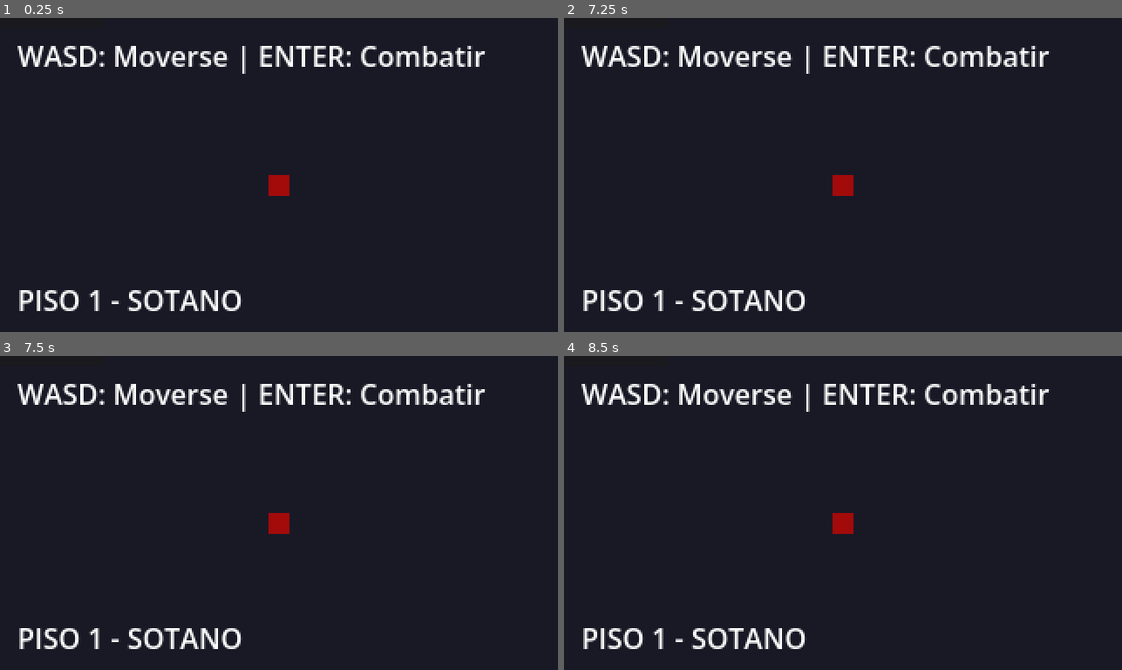
Above: before the commit, frames 1-4 (two rows, left to right).
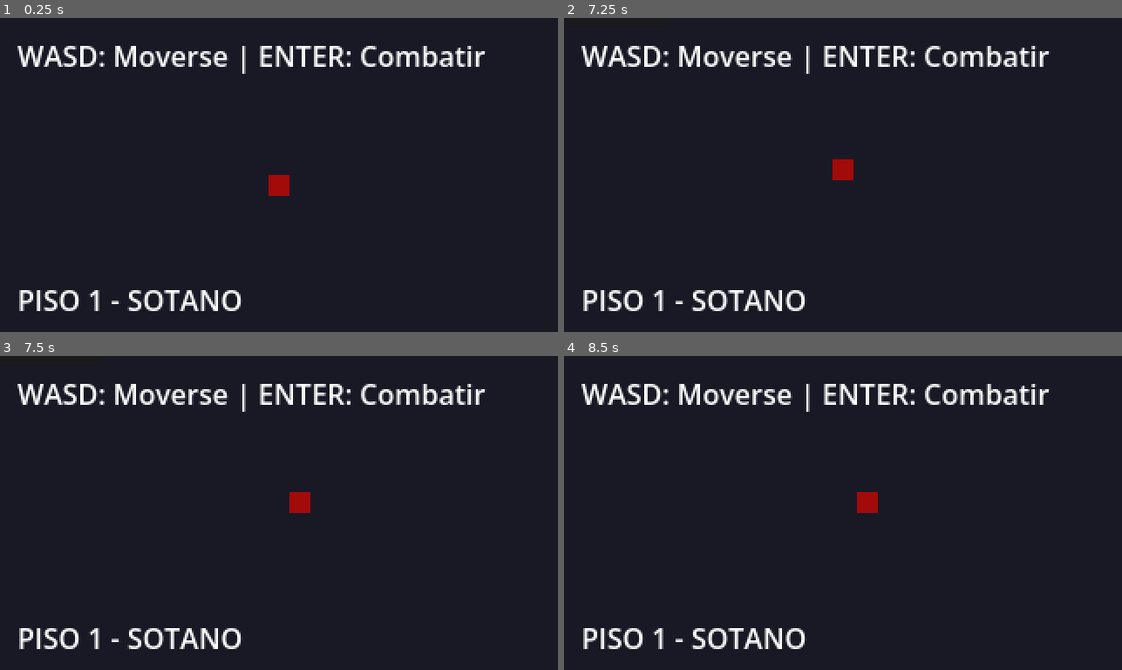
Above: after the commit, the same moments.

Repository: polidisio/VampireCityRPG
Game: Godot game, scene res://scenes/level.tscn
The game is run twice, just before and just after one commit, with the same random seed, the same clock (stepped at 60 frames per second) and the same inputs.
Inputs:
- Up to frame 1 (0.25 s): no input
- Up to frame 2 (7.25 s): tap Enter (ui_accept) at 0.5, 0.77, 1.25, 1.52, 2, 2.75, 3.02, 3.5, 3.77, 4.25, 4.52, 6.02, 6.77 s; hold Right (ui_right) 0.53-1.28 s; hold Down (ui_down) 1.28-2.03 s; hold Right (ui_right) 2.03-2.78 s; hold Up (ui_up) 2.78-3.53 s; hold Left (ui_left) 3.53-5.03 s; hold Down (ui_down) 5.03-5.78 s; hold Right (ui_right) 5.78-6.53 s; hold Up (ui_up) from 6.53 s (still down)
- Up to frame 3 (7.5 s): release Up (ui_up) at 7.28 s; hold Right (ui_right) from 7.28 s (still down)
- Up to frame 4 (8.5 s): tap Enter (ui_accept) at 7.52 s; release Right (ui_right) at 8.03 s; hold Down (ui_down) from 8.03 s (still down)

The runs differ from the first frame. In frame 2, 0.4% of the frame differs, in the area x 48-52%, y 45-57%; in frame 3, 0.5%, in the area x 48-56%, y 43-57%; in frame 4, 0.5%.
Error before the commit: Parse Error: Used space character for indentation instead of tab as used before in the file. (res://scripts/battle_system.gd:54)

Commit message:
fix: relax SkillData array typing to avoid runtime 'Invalid set index' when assigning skills

Diff:
--- a/scripts/battle_system.gd
+++ b/scripts/battle_system.gd
@@ -52,29 +52,29 @@
 	turn_order.sort_custom(func(a, b): return a.character.speed > b.character.speed)
 
 func next_turn():
-    if not is_battle_active:
-        return
+	if not is_battle_active:
+		return
 
-    current_turn_index = (current_turn_index + 1) % turn_order.size()
-    var current_actor = turn_order[current_turn_index]
+	current_turn_index = (current_turn_index + 1) % turn_order.size()
+	var current_actor = turn_order[current_turn_index]
 
-    if current_actor.character.hp <= 0:
-        next_turn()
-        return
+	if current_actor.character.hp <= 0:
+		next_turn()
+		return
 
-    is_player_turn = not current_actor.is_enemy
-    turn_changed.emit(current_actor.character.character_name)
+	is_player_turn = not current_actor.is_enemy
+	turn_changed.emit(current_actor.character.character_name)
 
-    if is_player_turn:
-        ui.show_player_menu()
-        if DEBUG_AUTO_BATTLE:
-            # Auto-advance player's turn after a short delay for debugging
-            await get_tree().create_timer(0.3).timeout
-            if is_battle_active:
-                player_attack(0)
-    else:
-        await get_tree().create_timer(1.0).timeout
-        enemy_turn()
+	if is_player_turn:
+		ui.show_player_menu()
+		if DEBUG_AUTO_BATTLE:
+			# Auto-advance player's turn after a short delay for debugging
+			await get_tree().create_timer(0.3).timeout
+			if is_battle_active:
+				player_attack(0)
+	else:
+		await get_tree().create_timer(1.0).timeout
+		enemy_turn()
 
 func player_attack(target_index: int):
 	if not is_player_turn or not is_battle_active:
--- a/scripts/character_data.gd
+++ b/scripts/character_data.gd
@@ -17,7 +17,7 @@
 var defense: int = 5
 var speed: int = 10
 
-var skills: Array[SkillData] = []
+var skills: Array = []
 var equipment: Dictionary = {
 	"weapon": null,
 	"armor": null,
